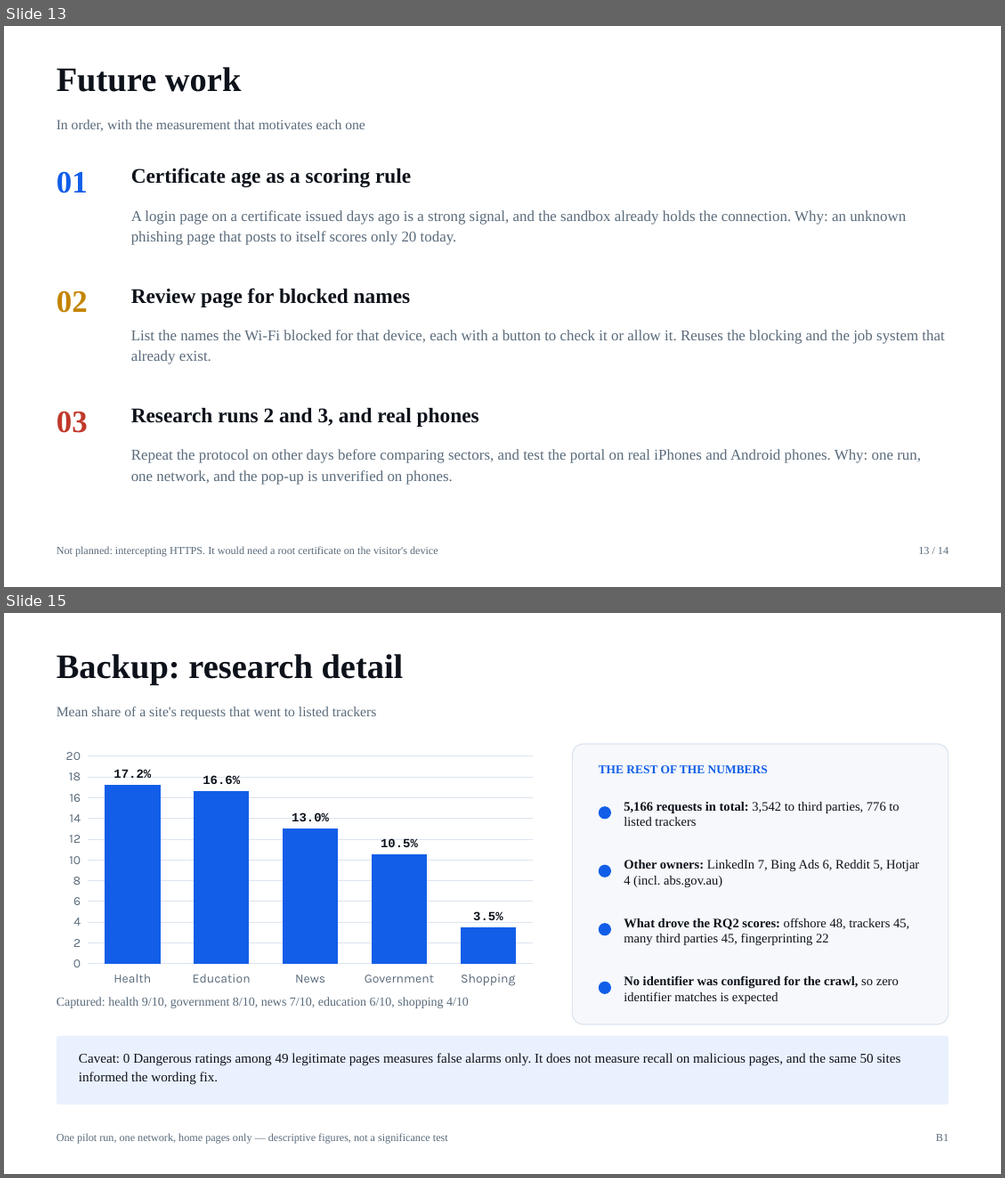
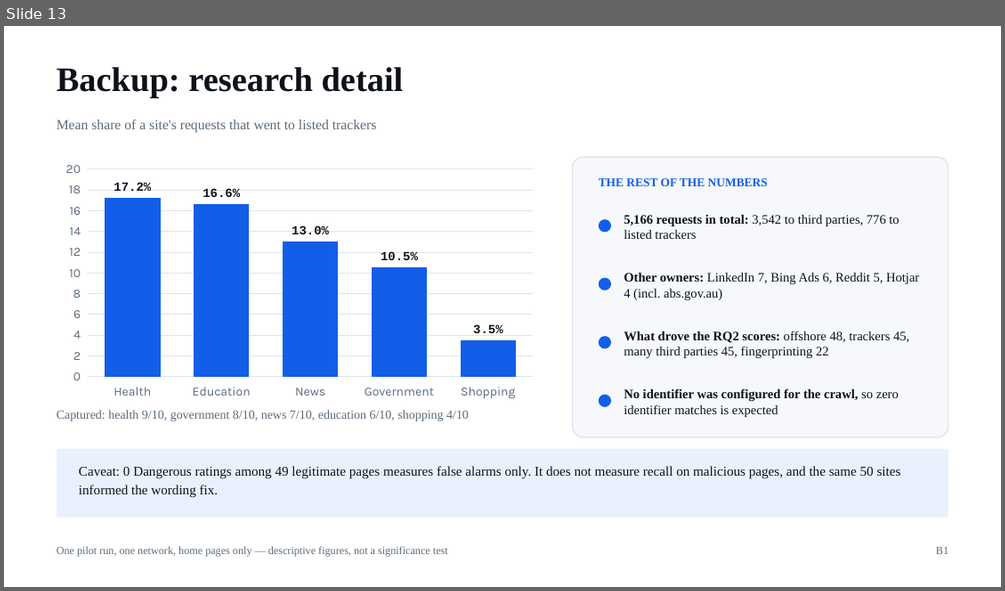
Before and after one commit to thanhdat23102005/DataExodus, a slide deck: DataExodus_Final_Presentation.pptx. Shown one above the other, each under a label of ours: slides 13 and 15 before the commit, slide 13 after it; the slides between them are not shown. The pictures are 1005x1178 and 1005x591 pixels, drawn with LibreOffice and Linux fonts; fonts in the diff are those of the drawing. Boxes give left, top, right and bottom in pixels: in the first picture for what was removed or moved away, otherwise in the second. Text is boxed around its words. In the diff, an @@ line names an element or a change of style, - is before the commit and + after.

```diff
--- a/DataExodus_Final_Presentation.pptx
+++ b/DataExodus_Final_Presentation.pptx
@@ slide 13 removed at (4, 26, 1001, 587), background #FFFFFF @@
@@ text removed at (57, 67, 241, 92) @@
-Future work
@@ text removed at (57, 119, 365, 131) @@
-In order, with the measurement that motivates each one
@@ text removed at (57, 171, 88, 193) @@
-01
@@ text removed at (131, 168, 411, 187) @@
-Certificate age as a scoring rule
@@ text removed at (131, 210, 906, 245) @@
-A login page on a certificate issued days ago is a strong signal, and the sandbox already holds the connection. Why: an unknown phishing page that posts to itself scores only 20 today.
@@ text removed at (57, 290, 88, 313) @@
-02
@@ text removed at (131, 288, 411, 307) @@
-Review page for blocked names
@@ text removed at (131, 329, 944, 364) @@
-List the names the Wi-Fi blocked for that device, each with a button to check it or allow it. Reuses the blocking and the job system that already exist.
@@ text removed at (57, 410, 88, 433) @@
-03
@@ text removed at (131, 407, 479, 426) @@
-Research runs 2 and 3, and real phones
@@ text removed at (131, 449, 921, 484) @@
-Repeat the protocol on other days before comparing sectors, and test the portal on real iPhones and Android phones. Why: one run, one network, and the pop-up is unverified on phones.
@@ text removed at (57, 546, 438, 556) @@
-Not planned: intercepting HTTPS. It would need a root certificate on the visitor's device
@@ text removed at (918, 547, 948, 554) @@
-13 / 14
@@ what was slide 15 is now slide 13 @@
```
Also in this commit, not shown: 9 slides changed, 4 slides added, 5 other slides removed, 4 other files.
